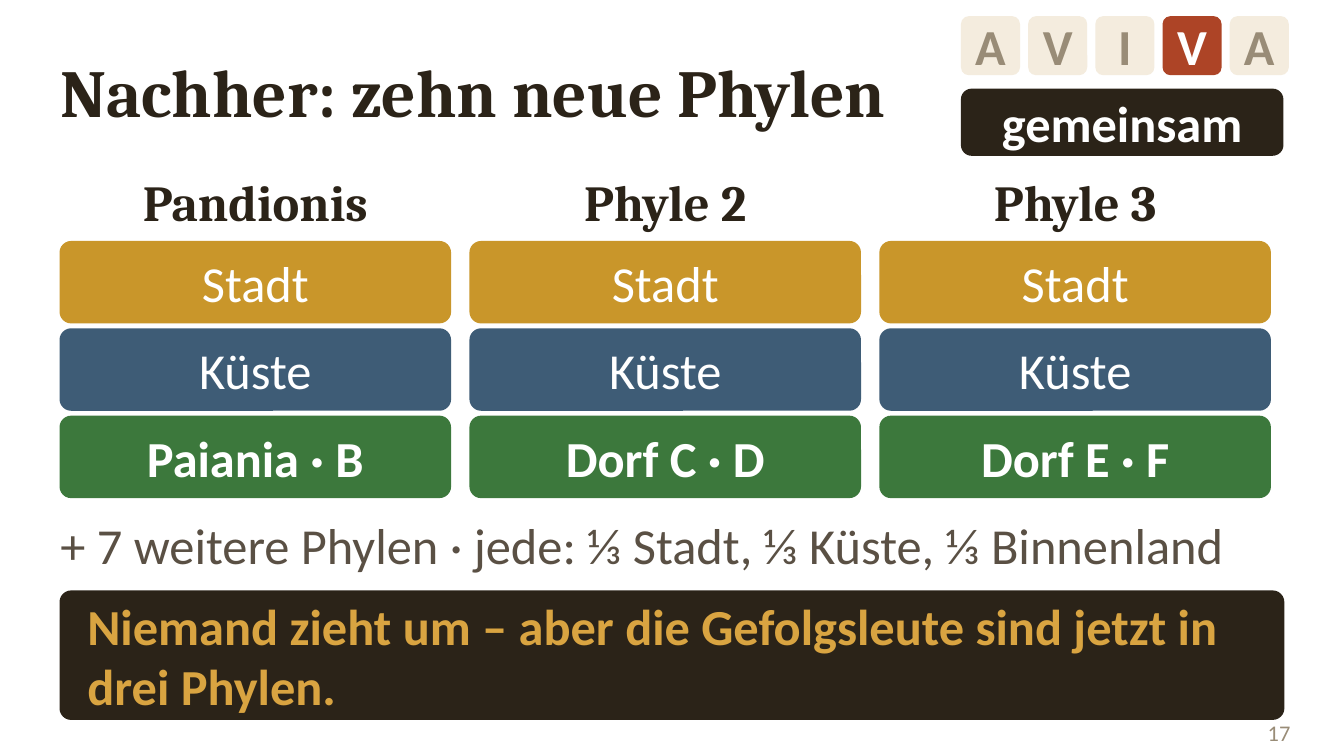
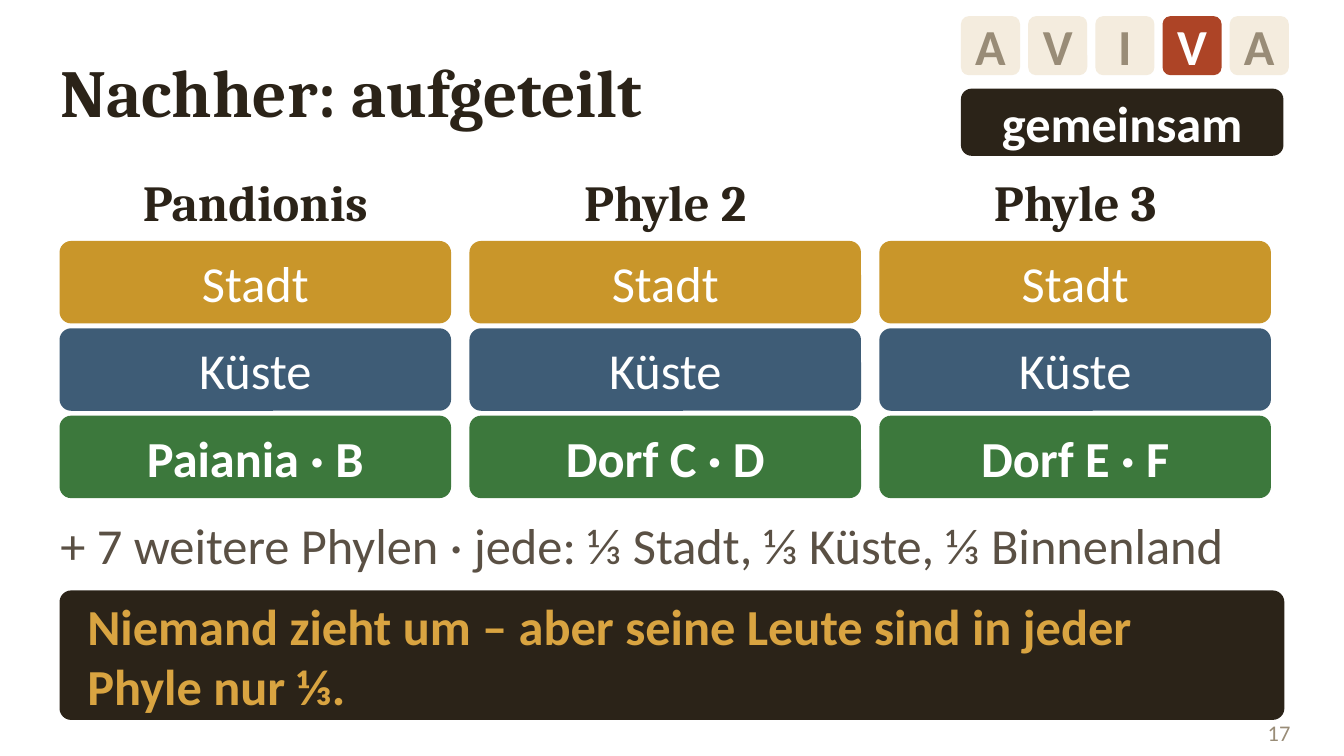
Before and after one commit to golzkonstantin-gif/Schule, a slide deck: slide 17 of Geschichte_11/Stunde_Kleisthenes/Folien_Kleisthenes.pptx. Drawn at 1344x756 pixels with LibreOffice and Linux fonts; fonts in the diff are those of the drawing. Boxes give left, top, right and bottom in pixels: in the first picture for what was removed or moved away, otherwise in the second. Text is boxed around its words. In the diff, an @@ line names an element or a change of style, - is before the commit and + after.

```diff
--- a/Geschichte_11/Stunde_Kleisthenes/Folien_Kleisthenes.pptx
+++ b/Geschichte_11/Stunde_Kleisthenes/Folien_Kleisthenes.pptx
@@ text at bbox=[60, 69, 642, 132]: text changed @@
-Nachher: zehn neue Phylen
+Nachher: aufgeteilt
@@ text at bbox=[87, 609, 1132, 713]: text changed @@
-Niemand zieht um – aber die Gefolgsleute sind jetzt in drei Phylen.
+Niemand zieht um – aber seine Leute sind in jeder Phyle nur ⅓.
```
Also in this commit, not shown: 11 other slides changed, 19 other files.
